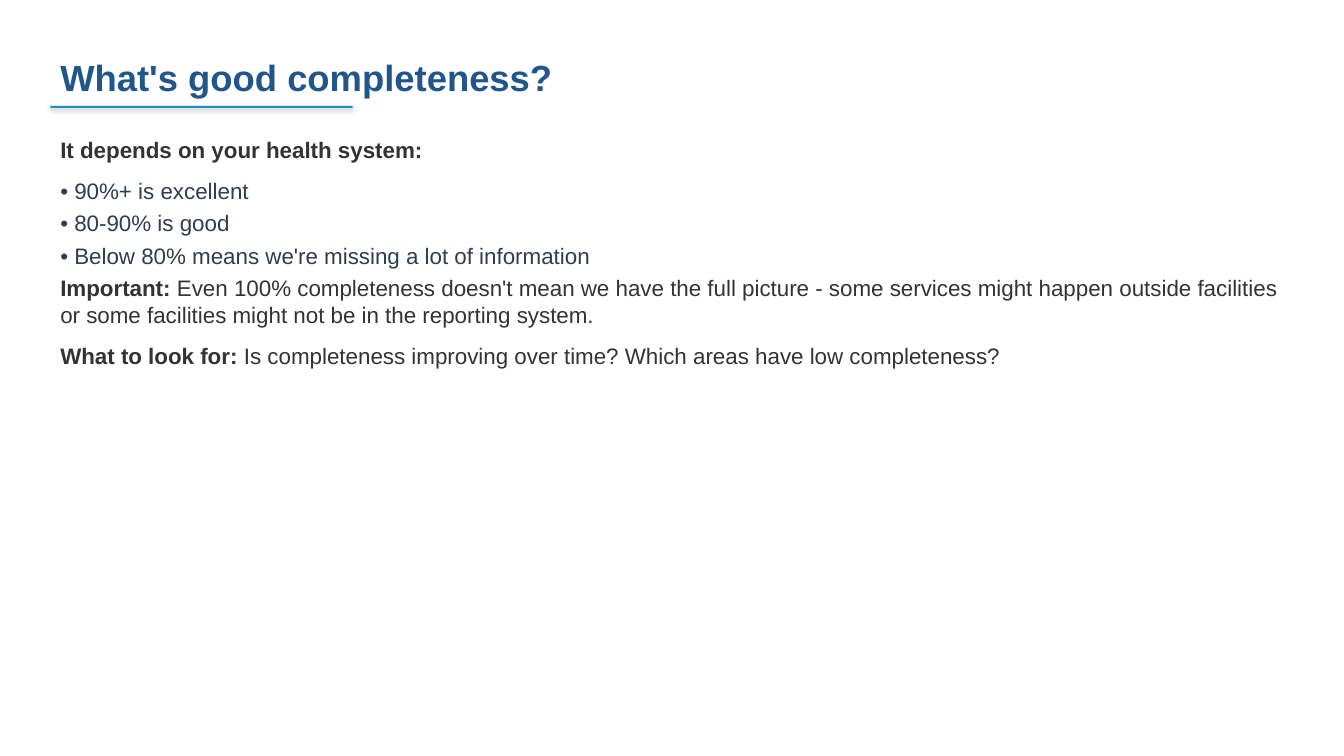
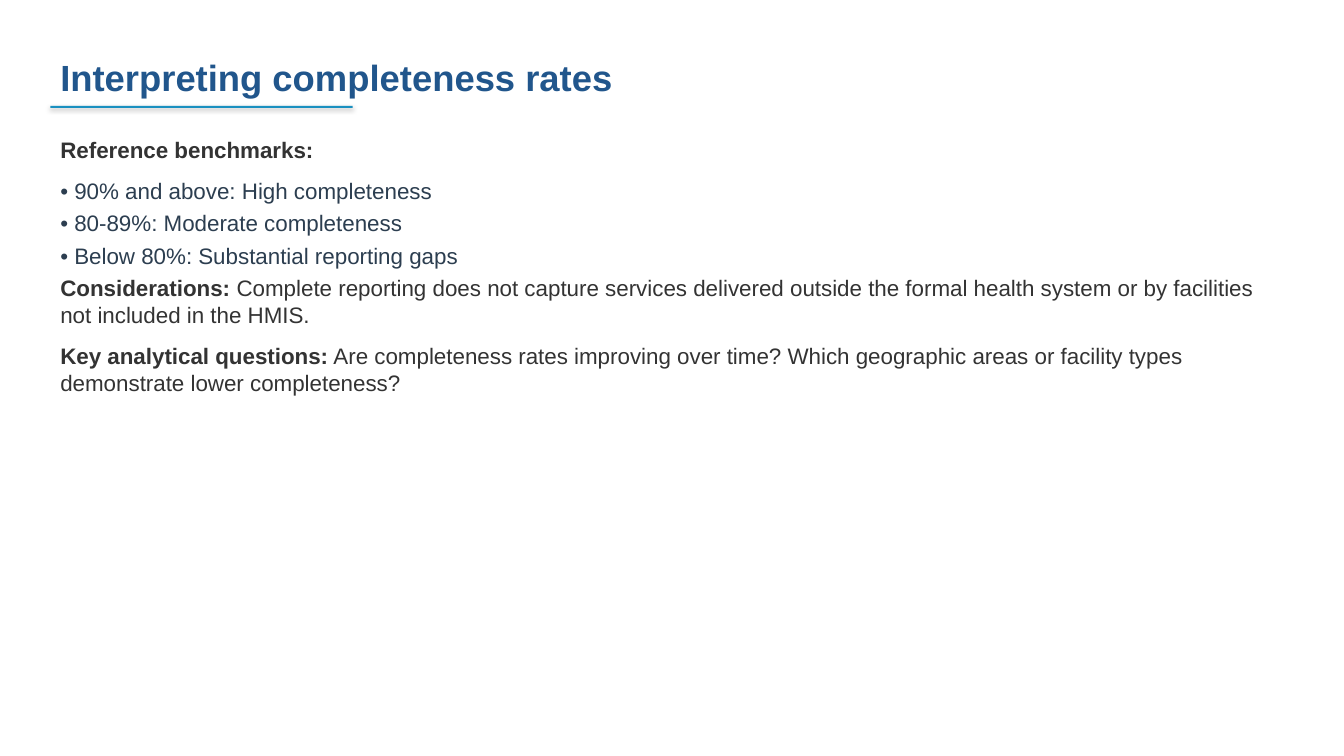
Before and after one commit to FASTR-Analytics/fastr-resource-hub, a slide deck: slide 41 of outputs/2026-zambia_deck.pptx (slide 42 before the commit). Drawn at 1344x756 pixels with LibreOffice and Linux fonts; fonts in the diff are those of the drawing. Boxes give left, top, right and bottom in pixels: in the first picture for what was removed or moved away, otherwise in the second. Text is boxed around its words. In the diff, an @@ line names an element or a change of style, - is before the commit and + after.

```diff
--- a/outputs/2026-zambia_deck.pptx
+++ b/outputs/2026-zambia_deck.pptx
@@ text at <box>60,64,612,99</box>: text changed @@
-What's good completeness?
+Interpreting completeness rates
@@ text at <box>60,141,1252,396</box>: text changed @@
-It depends on your health system:
-• 90%+ is excellent
-• 80-90% is good
-• Below 80% means we're missing a lot of information
-Important: Even 100% completeness doesn't mean we have the full picture - some services might happen outside facilities or some facilities might not be in the reporting system.
-What to look for: Is completeness improving over time? Which areas have low completeness?
+Reference benchmarks:
+• 90% and above: High completeness
+• 80-89%: Moderate completeness
+• Below 80%: Substantial reporting gaps
+Considerations: Complete reporting does not capture services delivered outside the formal health system or by facilities not included in the HMIS.
+Key analytical questions: Are completeness rates improving over time? Which geographic areas or facility types demonstrate lower completeness?
```
Also in this commit, not shown: 25 other slides changed, 24 slides added, 39 slides removed, 12 other files.
